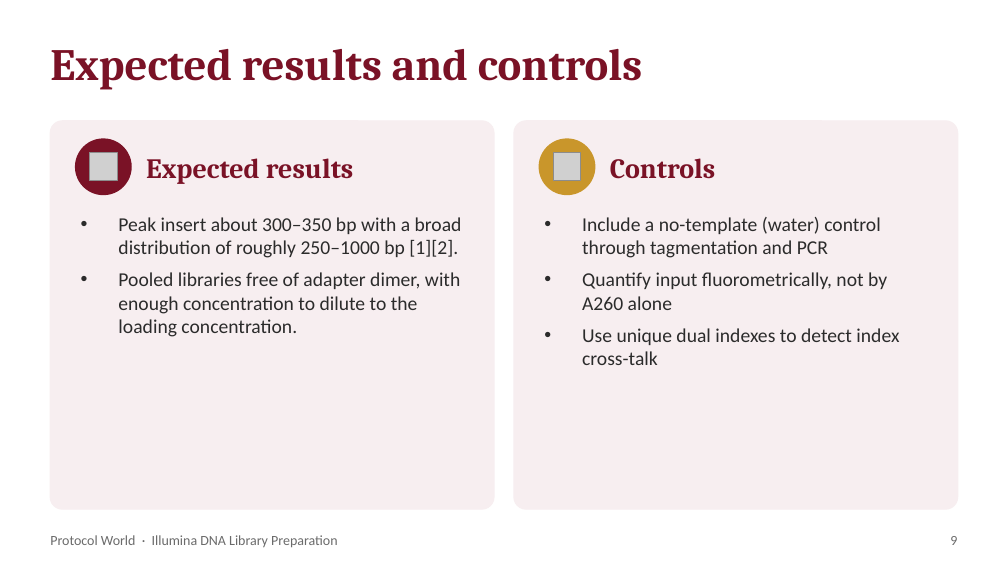
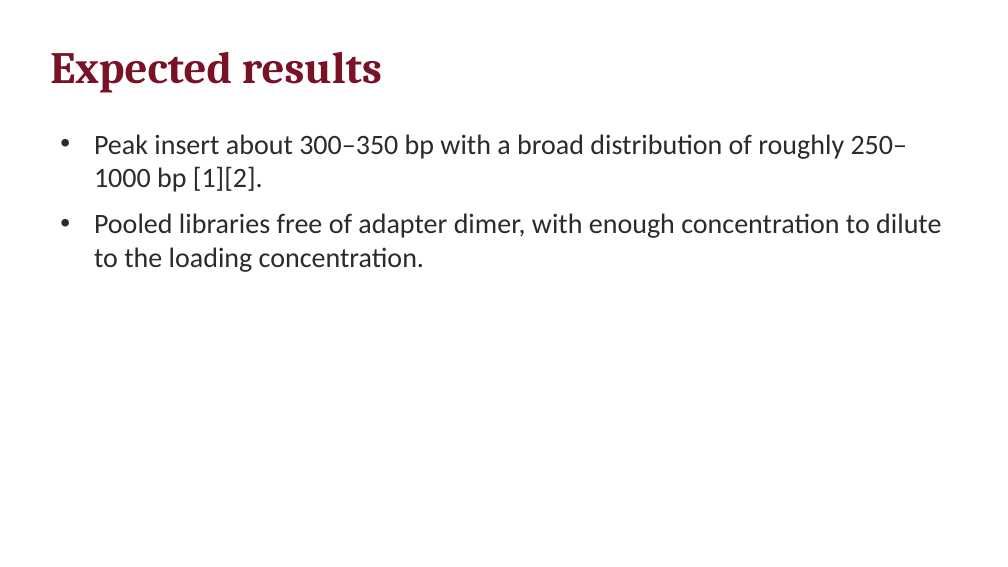
Before and after one commit to ProtocolWorld/ProtocolWorld, a slide deck: slide 12 of uploads/illumina-dna-library-preparation.pptx (slide 9 before the commit). Drawn at 1008x567 pixels with LibreOffice and Linux fonts; fonts in the diff are those of the drawing; grey boxes stand for pictures. Boxes give left, top, right and bottom in pixels: in the first picture for what was removed or moved away, otherwise in the second. Text is boxed around its words. In the diff, an @@ line names an element or a change of style, - is before the commit and + after.

```diff
--- a/uploads/illumina-dna-library-preparation.pptx
+++ b/uploads/illumina-dna-library-preparation.pptx
@@ text at (x1=50, y1=52, x2=382, y2=93): text changed @@
-Expected results and controls
+Expected results
@@ rounded rectangle removed at (x1=50, y1=121, x2=494, y2=509) @@
@@ text "Peak insert about 300–350 bp ..." moved from (x1=118, y1=217, x2=462, y2=337) to (x1=94, y1=134, x2=941, y2=272) @@
@@ text "Peak insert about 300–350 bp ..." at (x1=94, y1=134, x2=941, y2=272): size 14 to 20 pt; indent changed; more space between paragraphs @@
@@ ellipse removed at (x1=76, y1=139, x2=131, y2=195) @@
@@ rounded rectangle removed at (x1=514, y1=121, x2=958, y2=509) @@
@@ ellipse removed at (x1=539, y1=139, x2=595, y2=195) @@
@@ picture removed at (x1=90, y1=153, x2=118, y2=181) @@
@@ text removed at (x1=146, y1=158, x2=354, y2=184) @@
-Expected results
@@ picture removed at (x1=553, y1=153, x2=582, y2=181) @@
@@ text removed at (x1=610, y1=158, x2=716, y2=179) @@
-Controls
@@ text removed at (x1=582, y1=217, x2=899, y2=365) @@
-• Include a no-template (water) control through tagmentation and PCR
-• Quantify input fluorometrically, not by A260 alone
-• Use unique dual indexes to detect index cross-talk
@@ text removed at (x1=50, y1=535, x2=337, y2=547) @@
-Protocol World · Illumina DNA Library Preparation
@@ text removed at (x1=950, y1=536, x2=957, y2=545) @@
-9
```
Also in this commit, not shown: 11 other slides changed, 6 slides added, 5 other files.
